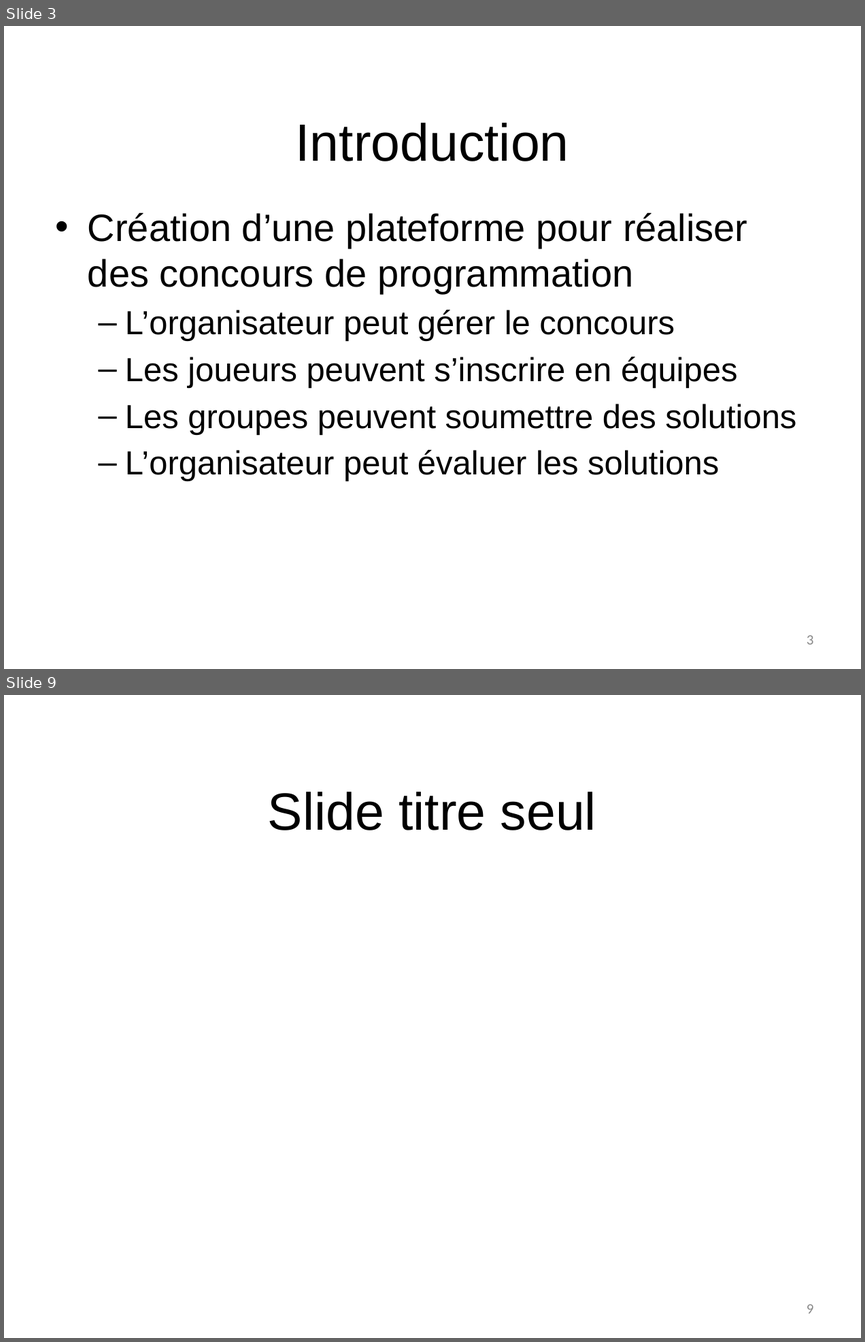
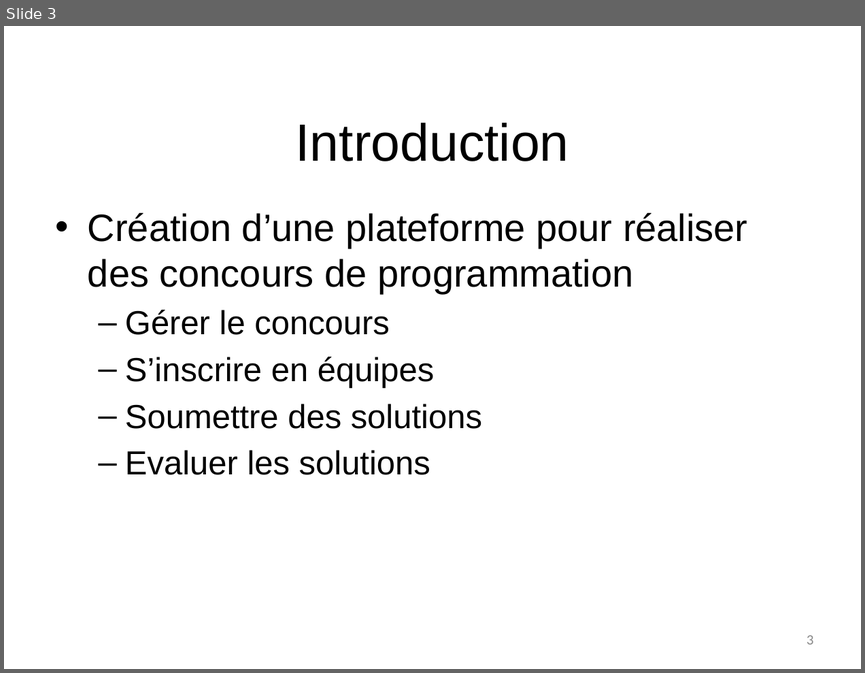
Before and after one commit to NicolasFuchs/Hashcode, a slide deck: Presentation/G6_presentation_intermediaire_fuchs_butty_rial.pptx. Shown one above the other, each under a label of ours: slides 3 and 9 before the commit, slide 3 after it; the slides between them are not shown. The pictures are 865x1342 and 865x673 pixels, drawn with LibreOffice and Linux fonts; fonts in the diff are those of the drawing; background and template pictures are left out. Boxes give left, top, right and bottom in pixels: in the first picture for what was removed or moved away, otherwise in the second. Text is boxed around its words. In the diff, an @@ line names an element or a change of style, - is before the commit and + after.

```diff
--- a/Presentation/G6_presentation_intermediaire_fuchs_butty_rial.pptx
+++ b/Presentation/G6_presentation_intermediaire_fuchs_butty_rial.pptx
@@ slide 9 removed at [4, 695, 861, 1338], background #FFFFFF @@
@@ title removed at [268, 792, 596, 830] @@
-Slide titre seul
@@ page number removed at [806, 1304, 814, 1313] @@
-9
@@ slide 3 changed as well @@
@@ text at [125, 310, 482, 475]: text changed @@
-  – L’organisateur peut gérer le concours
-  – Les joueurs peuvent s’inscrire en équipes
-  – Les groupes peuvent soumettre des solutions
-  – L’organisateur peut évaluer les solutions
+  – Gérer le concours
+  – S’inscrire en équipes
+  – Soumettre des solutions
+  – Evaluer les solutions
```
Also in this commit, not shown: 2 other slides changed, 9 slides added, 6 other slides removed, 9 other files.
